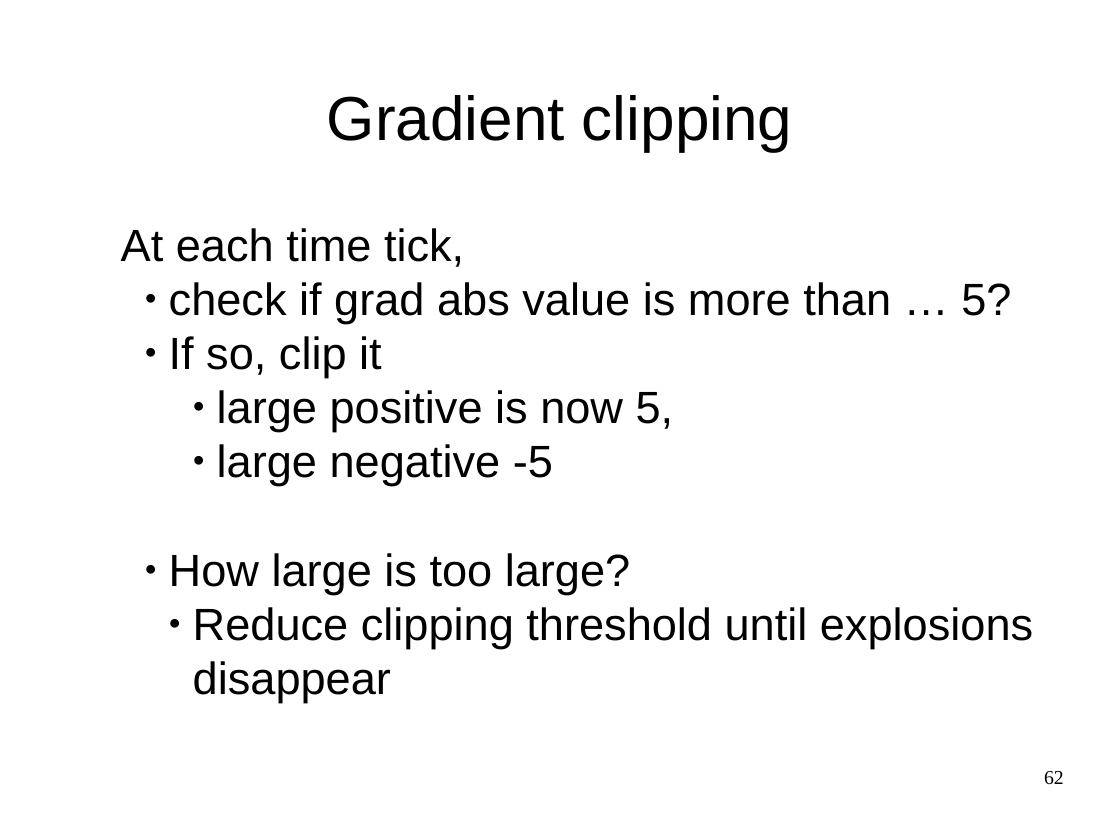
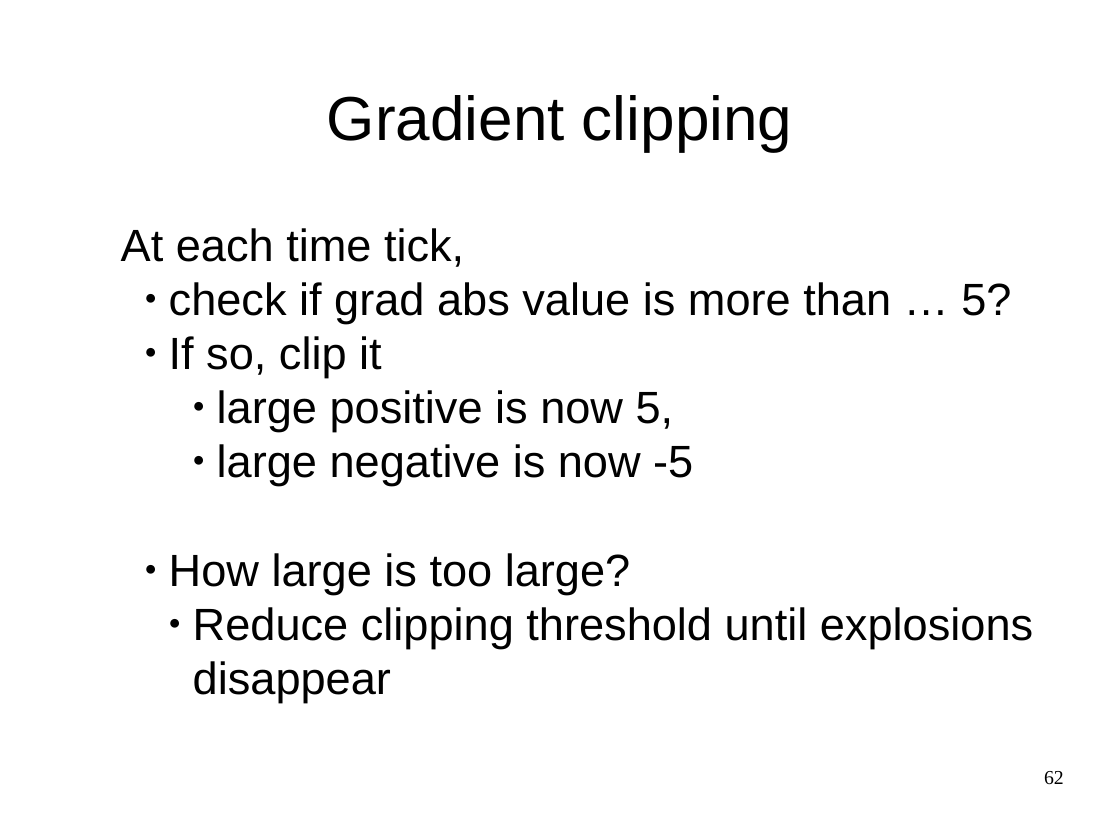
Before and after one commit to yandexdataschool/CSC_deeplearning, a slide deck: slide 62 of day2_am/lecture4.odp. Drawn at 1120x840 pixels with LibreOffice and Linux fonts; fonts in the diff are those of the drawing. Boxes give left, top, right and bottom in pixels: in the first picture for what was removed or moved away, otherwise in the second. Text is boxed around its words. In the diff, an @@ line names an element or a change of style, - is before the commit and + after.

```diff
--- a/day2_am/lecture4.odp
+++ b/day2_am/lecture4.odp
@@ text at (217, 444, 693, 486): text changed @@
-      ● large negative -5
+      ● large negative is now -5
```
Also in this commit, not shown: 32 other slides changed, 5 other files.
